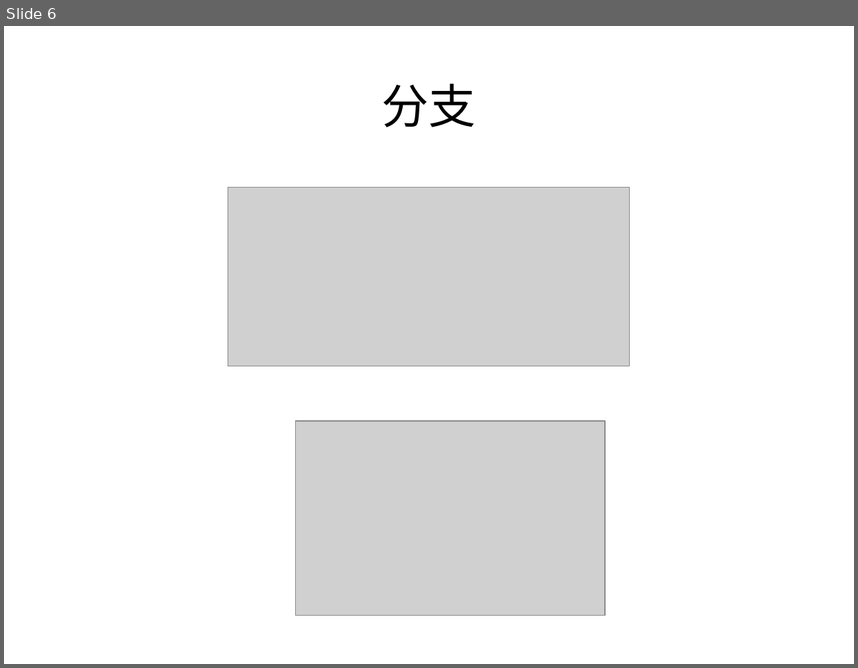
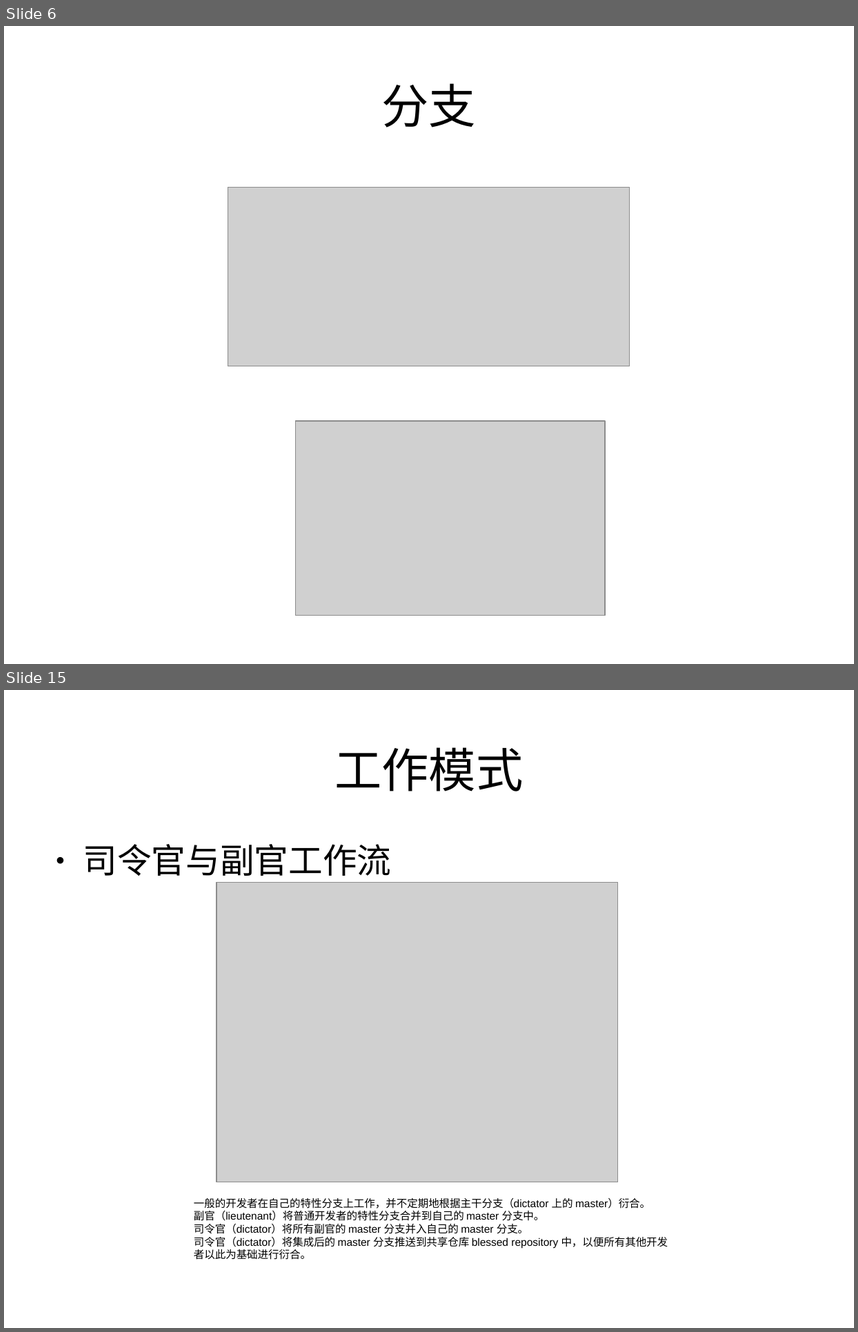
Before and after one commit to qintong91/RockerFmAndroid, a slide deck: git.odp. Shown one above the other, each under a label of ours: slide 6 before the commit, slides 6 and 15 after it; the slides between them are not shown. The pictures are 858x668 and 858x1332 pixels, drawn with LibreOffice and Linux fonts; fonts in the diff are those of the drawing; grey boxes stand for pictures. Boxes give left, top, right and bottom in pixels: in the first picture for what was removed or moved away, otherwise in the second. Text is boxed around its words. In the diff, an @@ line names an element or a change of style, - is before the commit and + after.

```diff
--- a/git.odp
+++ b/git.odp
@@ slide 15 added at box(4, 690, 854, 1328), background #FFFFFF @@
@@ title added at box(335, 747, 523, 791), 44 pt, text #000000 @@
+工作模式
@@ text added at box(83, 844, 391, 876), 32 pt, text #000000 @@
+● 司令官与副官工作流
@@ picture added at box(217, 882, 619, 1182) @@
@@ text added at box(194, 1198, 668, 1259), 10 pt, text #000000 @@
+一般的开发者在自己的特性分支上工作，并不定期地根据主干分支（dictator 上的 master）衍合。
+副官（lieutenant）将普通开发者的特性分支合并到自己的 master 分支中。
+司令官（dictator）将所有副官的 master 分支并入自己的 master 分支。
+司令官（dictator）将集成后的 master 分支推送到共享仓库 blessed repository 中，以便所有其他开发者以此为基础进行衍合。
```
Also in this commit, not shown: 7 slides changed, 8 other slides added, 3 slides removed, 5 other files.
